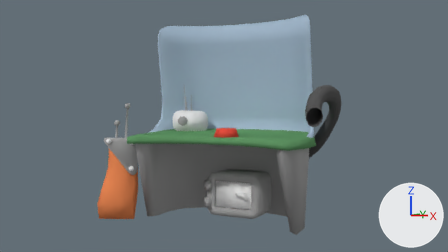
Before and after pictures for a commit that changed the Blender file Blender/Console.blend.
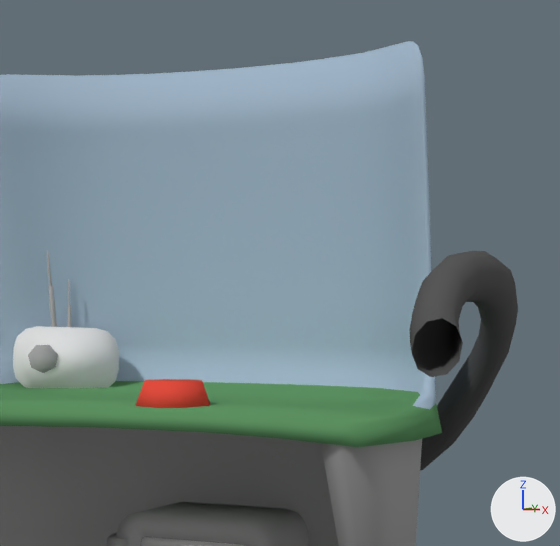
Old and new are each drawn from the file's camera 'Camera' and again close up on the part from 38% to 79% of the width and 0% to 73% of the height. Arrows for +X, +Y and +Z are at lower right; the lights stay in place.

In view in the first close-up: 'Console', 'WireTHing'.
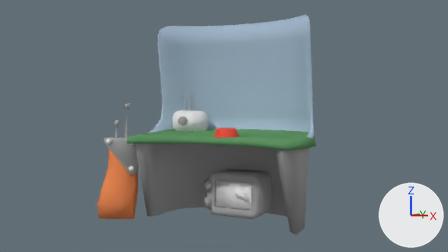
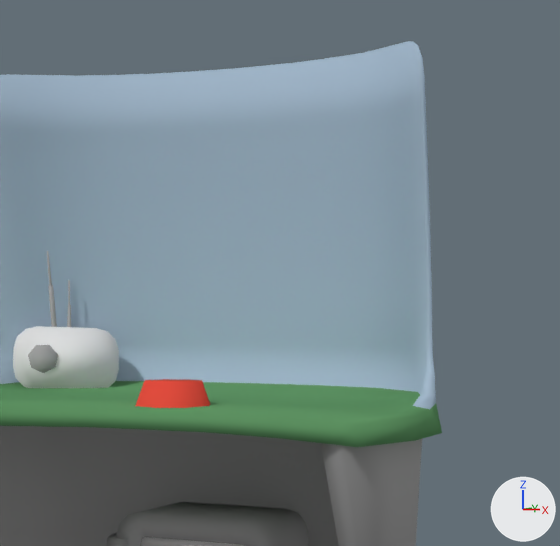
The change, as a diff of the scene's bpy script:
```diff
--- a/Blender/Console.blend.py
+++ b/Blender/Console.blend.py
@@ me_cylinder_003 @@
 me_cylinder_003.from_pydata(...)  # 757 vertices, 613 faces; spans x -2.13..2.83, y -1.42..2.25, z -2.1..2.57
 # used by ob_console; location = (-0.041, -0.257, 2.072); rotation_euler = (0.0, 0.0, 9.942), in degrees (0, 0, 210)
 # verts and faces of me_cylinder_003; kept vertices keep their numbers, new ones are numbered from 757
 # before: 357 (-0.21, 0.75, -0.14), 358 (-0.19, 0.68, 0.07) at pixel (183, 382), 359 (0.02, 0.73, -0.14), 360 (-0.02, 0.66, 0.07) at pixel (159, 382), 361 (0.17, 0.54, -0.14)
 # before: 362 (0.1, 0.52, 0.07) at pixel (144, 381), 363 (0.15, 0.31, -0.14), 364 (0.08, 0.35, 0.07) at pixel (145, 380), 365 (-0.04, 0.16, -0.14), 366 (-0.06, 0.23, 0.07) at pixel (163, 379)
 # before: 367 (-0.27, 0.18, -0.14), 368 (-0.24, 0.25, 0.07) at pixel (186, 379), 369 (-0.42, 0.37, -0.14), 370 (-0.35, 0.39, 0.07) at pixel (201, 380), 371 (-0.4, 0.6, -0.14)
 # before: 372 (-0.33, 0.57, 0.07) at pixel (200, 381)
+# me_cylinder_003 part 1
+delete_vertices([358, 360, 362, 364, 366, 368, 370, 372])  # with the faces that use them
 me_cylinder_003.materials.append(mat_metal)
 me_cylinder_003.materials.append(mat_glass_screen)
-me_cylinder_003.materials.append(mat_button)  # red #e74f40
 me_cylinder_003.materials.append(mat_computer_chip)
@@ me_cylinder_002 @@
+me_cylinder_002.from_pydata([(-0.088, 0.296, -0.103), (-0.066, 0.222, 0.103), (0.147, 0.272, -0.103), (0.11, 0.204, 0.103), (0.296, 0.088, -0.103), (0.222, 0.066, 0.103), (0.272, -0.147, -0.103), (0.204, -0.11, 0.103), (0.088, -0.296, -0.103), (0.066, -0.222, 0.103), (-0.147, -0.272, -0.103), (-0.11, -0.204, 0.103), (-0.296, -0.088, -0.103), (-0.222, -0.066, 0.103), (-0.272, 0.147, -0.103), (-0.204, 0.11, 0.103)], [], [(0, 1, 3, 2), (2, 3, 5, 4), (4, 5, 7, 6), (6, 7, 9, 8), (8, 9, 11, 10), (10, 11, 13, 12), (3, 1, 15, 13, 11, 9, 7, 5), (12, 13, 15, 14), (14, 15, 1, 0)])
+me_cylinder_002.polygons.foreach_set('use_smooth', [True] * 9)
+me_cylinder_002.materials.append(mat_button)  # red #e74f40
@@ ob_wirething @@
-ob_wirething = bpy.data.objects.new('WireTHing', me_cylinder_000)
-ob_wirething.location = (-0.041, -0.257, 2.072)
-ob_wirething.rotation_euler = (0.0, 0.0, 9.942)  # degrees (0, 0, 210)
@@ ob_console_001 @@
+ob_console_001 = bpy.data.objects.new('Console.001', me_cylinder_002)
+ob_console_001.location = (0.294, -0.591, 2.038)
+ob_console_001.rotation_euler = (0.0, 0.0, 9.942)  # degrees (0, 0, 210)
```

Where the change shows, as pixel boxes [x1, y1, x2, y2] in the close-ups (560 x 546 px):
'WireTHing', deleted: before [410, 251, 518, 471]
'Console.001', added (red): after [136, 379, 210, 408]
part 1 of me_cylinder_003, deleted (red): before [136, 379, 210, 408]
